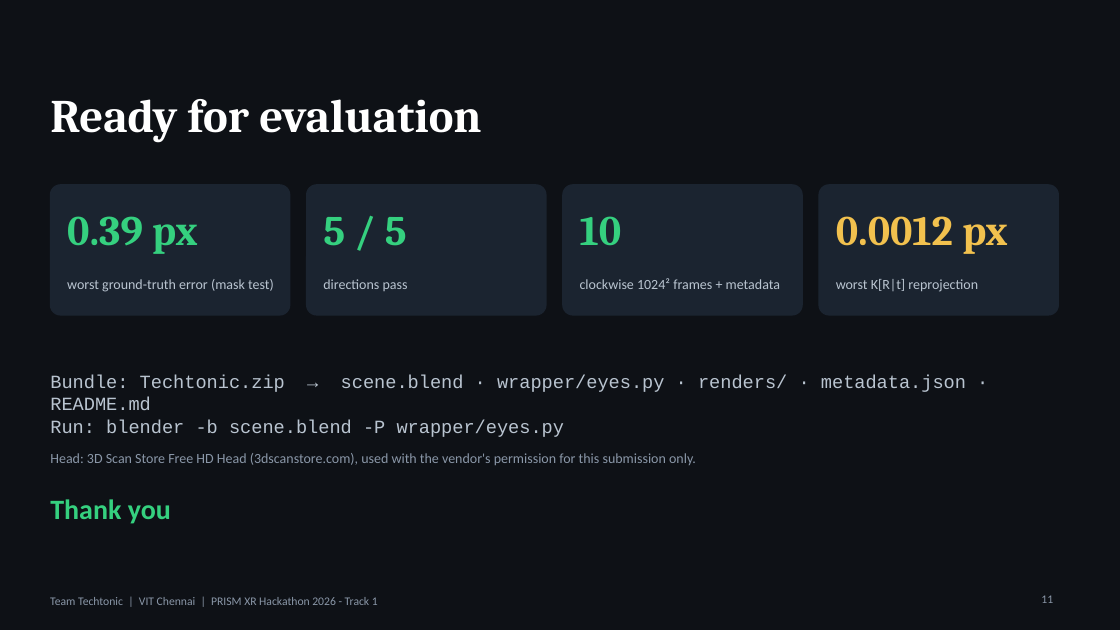
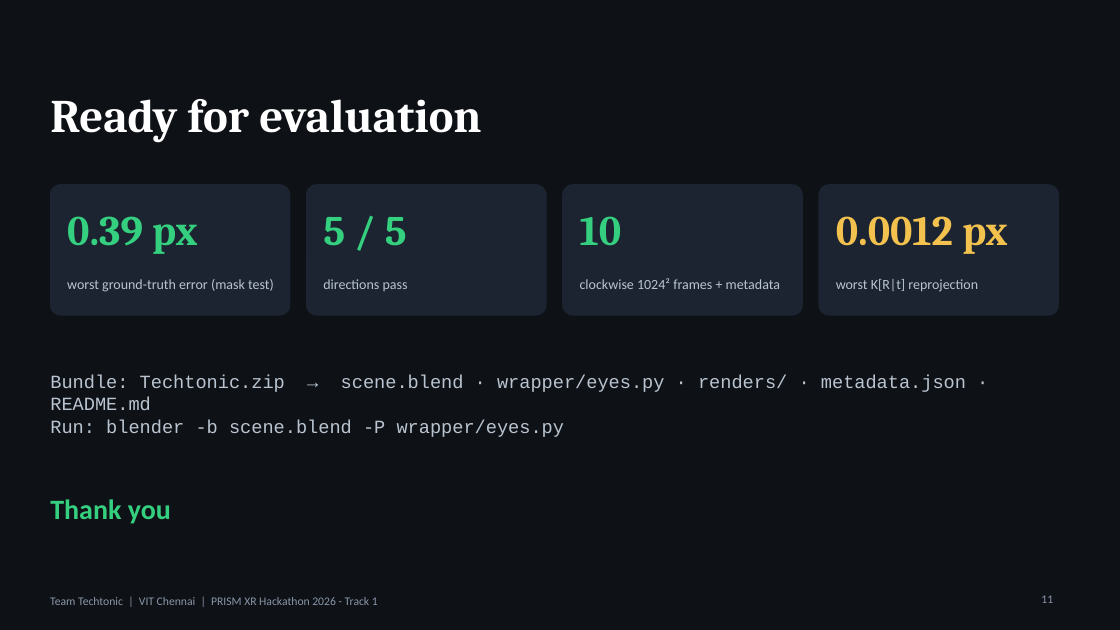
Before and after one commit to KArT4206/VIT_Chennai_Techtonic, a slide deck: slide 11 of submission/VIT_Chennai_Techtonic_detailed_deck.pptx. Drawn at 1120x630 pixels with LibreOffice and Linux fonts; fonts in the diff are those of the drawing. Boxes give left, top, right and bottom in pixels: in the first picture for what was removed or moved away, otherwise in the second. Text is boxed around its words. In the diff, an @@ line names an element or a change of style, - is before the commit and + after.

Commit message:
Detailed deck: remove head vendor credit

```diff
--- a/submission/VIT_Chennai_Techtonic_detailed_deck.pptx
+++ b/submission/VIT_Chennai_Techtonic_detailed_deck.pptx
@@ text removed at bbox=[50, 453, 696, 465] @@
-Head: 3D Scan Store Free HD Head (3dscanstore.com), used with the vendor's permission for this submission only.
```
Also in this commit, not shown: 1 other slide changed.
